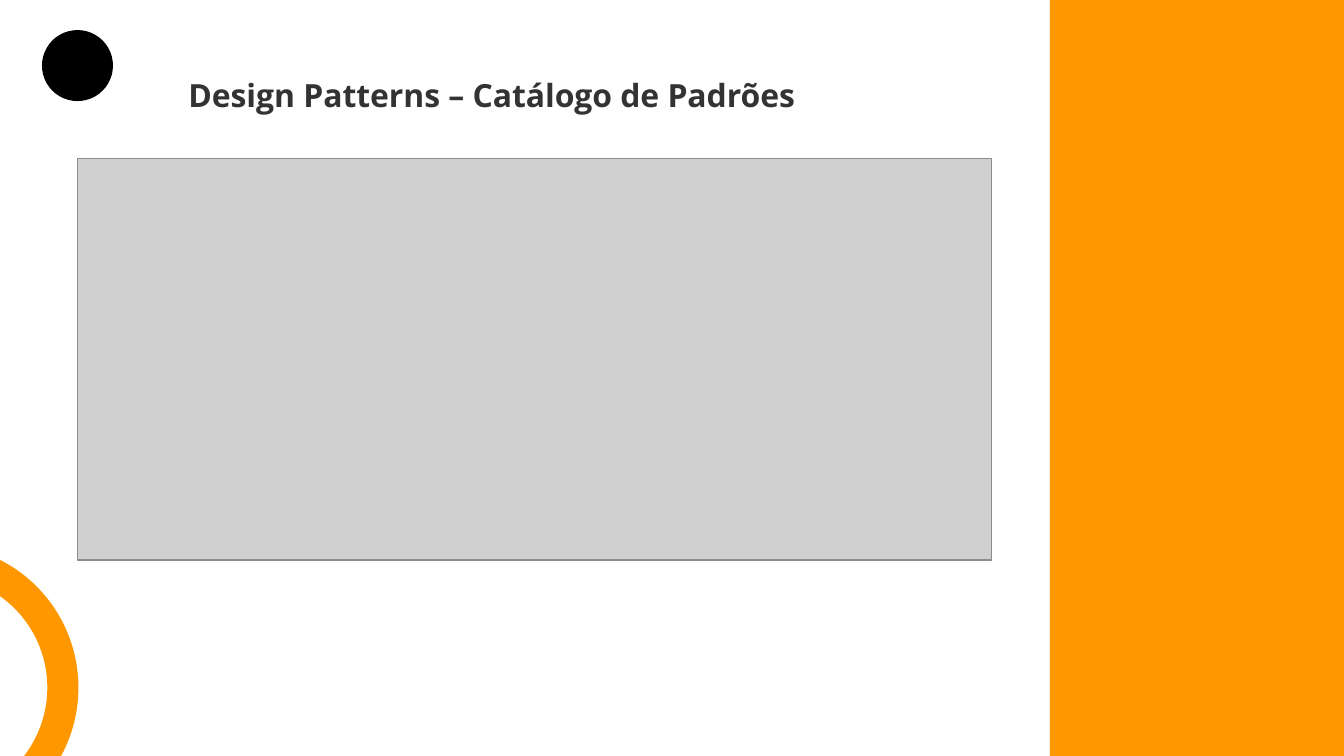
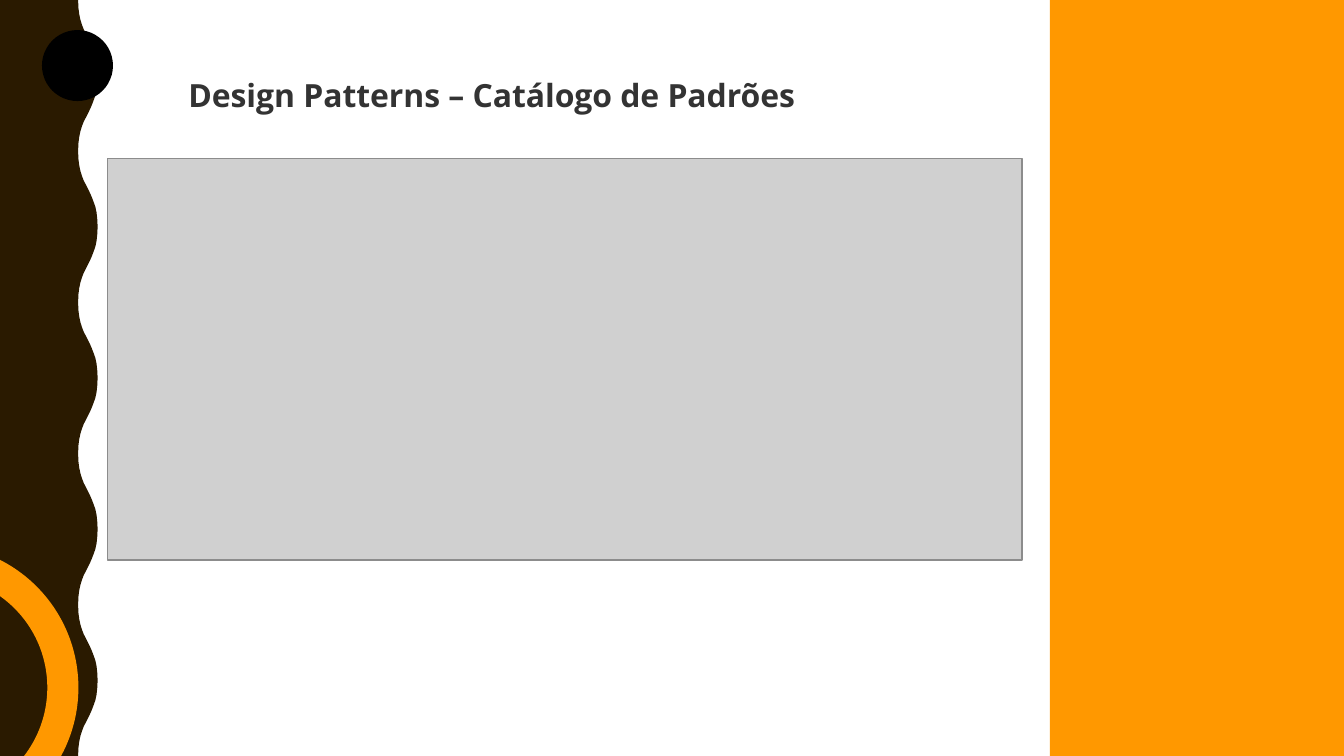
Before and after one commit to brunoduartec/workshops, a slide deck: slide 6 of Design Patterns/Design Patterns.pptx. Drawn at 1344x756 pixels with LibreOffice and Linux fonts; fonts in the diff are those of the drawing; grey boxes stand for pictures. Boxes give left, top, right and bottom in pixels: in the first picture for what was removed or moved away, otherwise in the second. Text is boxed around its words. In the diff, an @@ line names an element or a change of style, - is before the commit and + after.

```diff
--- a/Design Patterns/Design Patterns.pptx
+++ b/Design Patterns/Design Patterns.pptx
@@ freeform shape added at (x1=0, y1=0, x2=98, y2=755), fill #2A1A00 @@
@@ picture moved from (x1=78, y1=159, x2=992, y2=560) to (x1=108, y1=159, x2=1021, y2=560) @@
```
Also in this commit, not shown: 12 other slides changed, 3 slides added, 1 slide removed, 40 other files.
